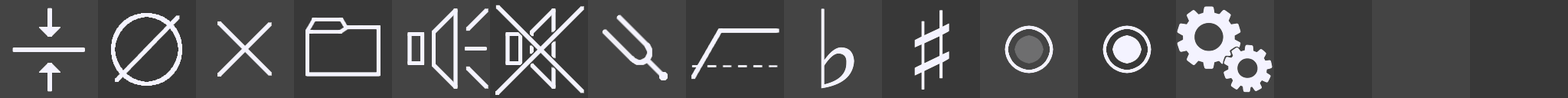
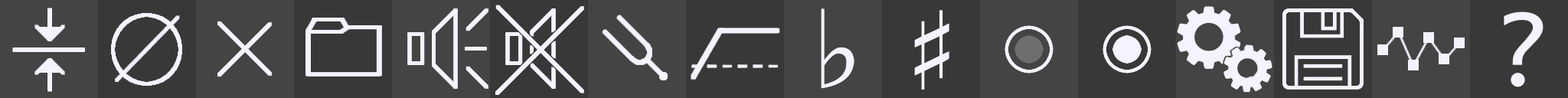
Layer changes from the first 1568 x 98 image to the second:
painted on "icons-new" over <box>12,4,1544,95</box>